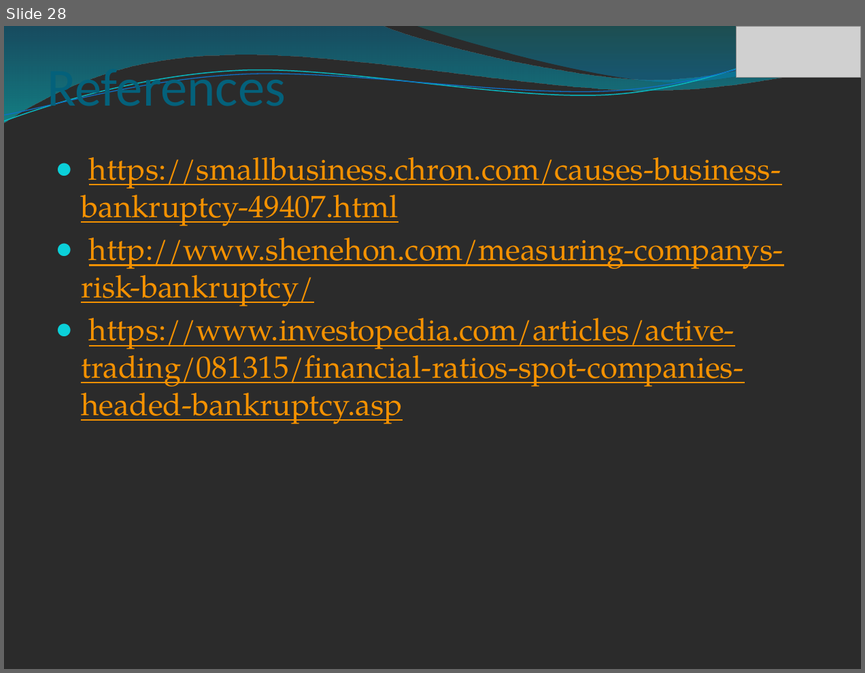
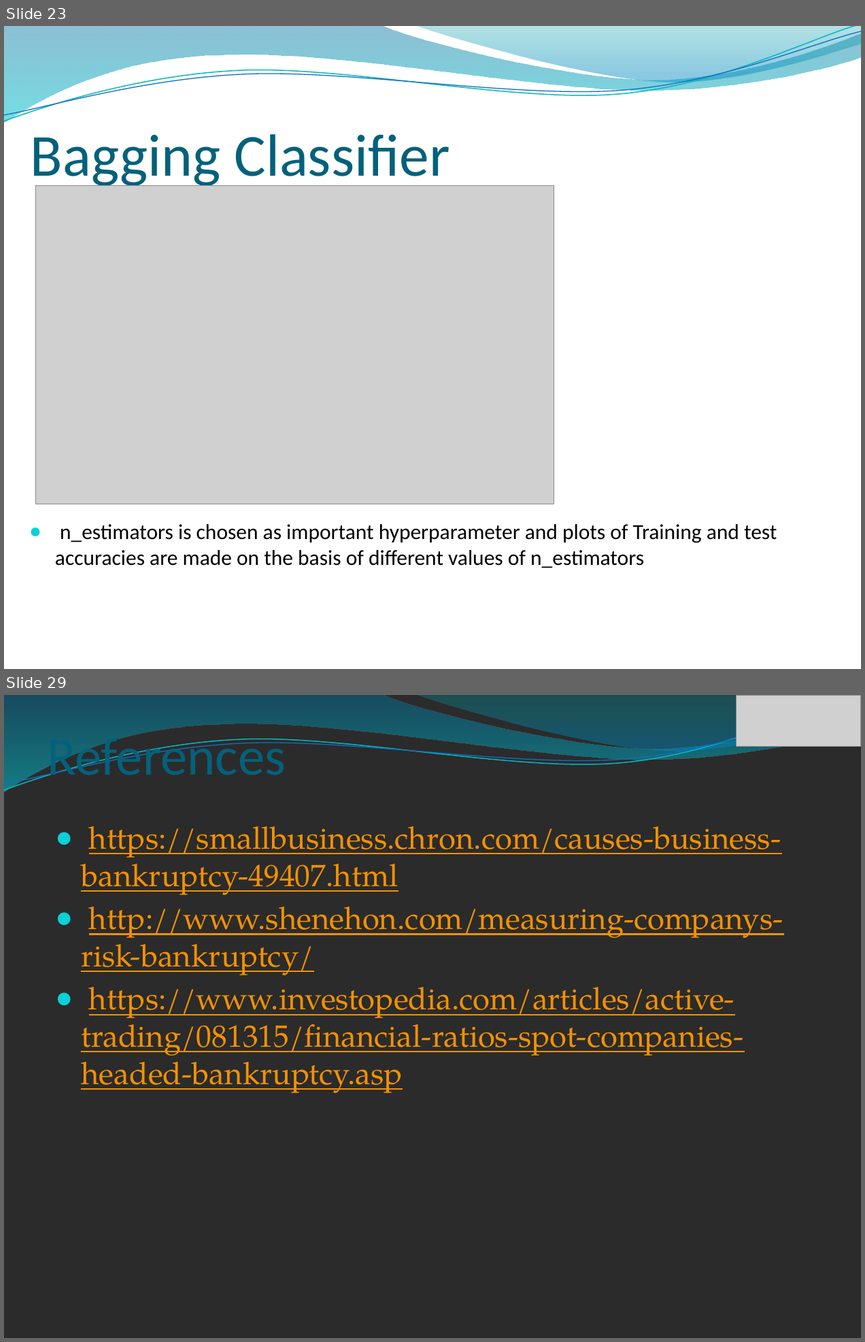
Before and after one commit to iamkuntaldinda/datasets-, a slide deck: Practicum 3.pptx. Shown one above the other, each under a label of ours: slide 28 before the commit, slides 23 and 29 after it; the slides between them are not shown. The pictures are 865x673 and 865x1342 pixels, drawn with LibreOffice and Linux fonts; fonts in the diff are those of the drawing; grey boxes stand for pictures; background and template pictures are left out; a plain dark background stands for a picture behind light text. Boxes give left, top, right and bottom in pixels: in the first picture for what was removed or moved away, otherwise in the second. Text is boxed around its words. In the diff, an @@ line names an element or a change of style, - is before the commit and + after.

```diff
--- a/Practicum 3.pptx
+++ b/Practicum 3.pptx
@@ slide 23 added at <box>4,26,861,669</box>, background picture (left out); not listed: 4 template elements that a slide beside it also shows @@
@@ title added at <box>31,134,449,190</box>, 50 pt, text #04617B @@
+Bagging Classifier
@@ picture added at <box>36,185,554,503</box> @@
@@ text added at <box>55,524,776,568</box>, 18 pt, text #000000 @@
+● n_estimators is chosen as important hyperparameter and plots of Training and test accuracies are made on the basis of different values of n_estimators
@@ what was slide 28 is now slide 29 @@
```
Also in this commit, not shown: 10 slides changed, 7 other slides added, 7 slides removed, 2 other files.
